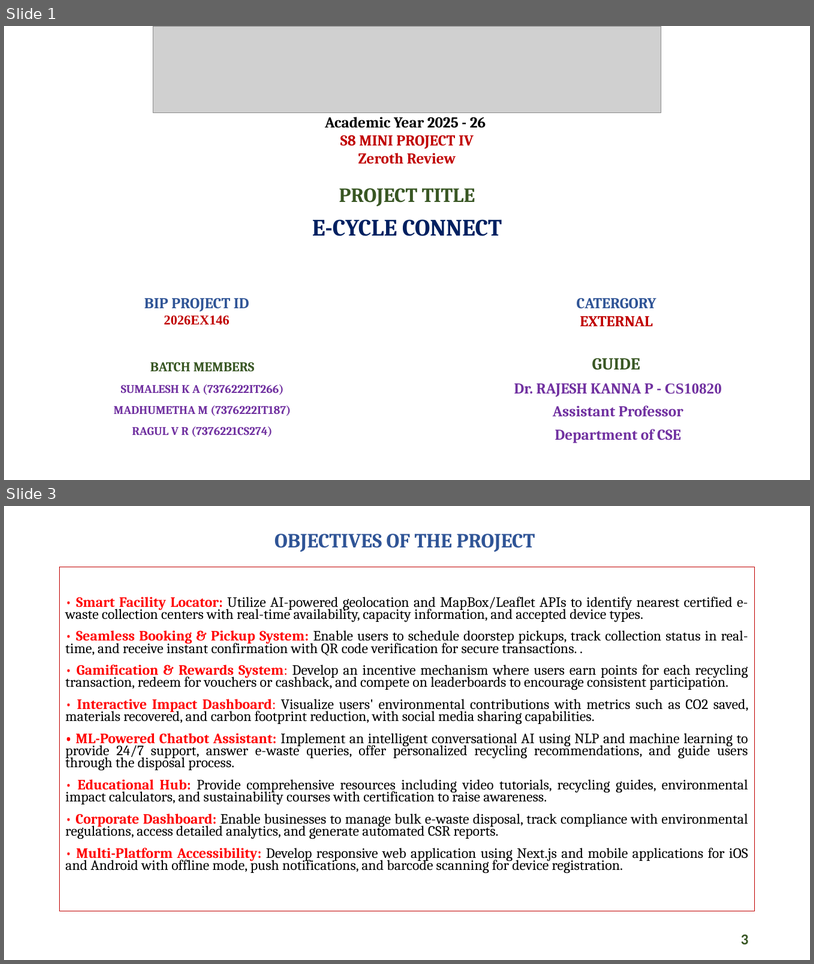
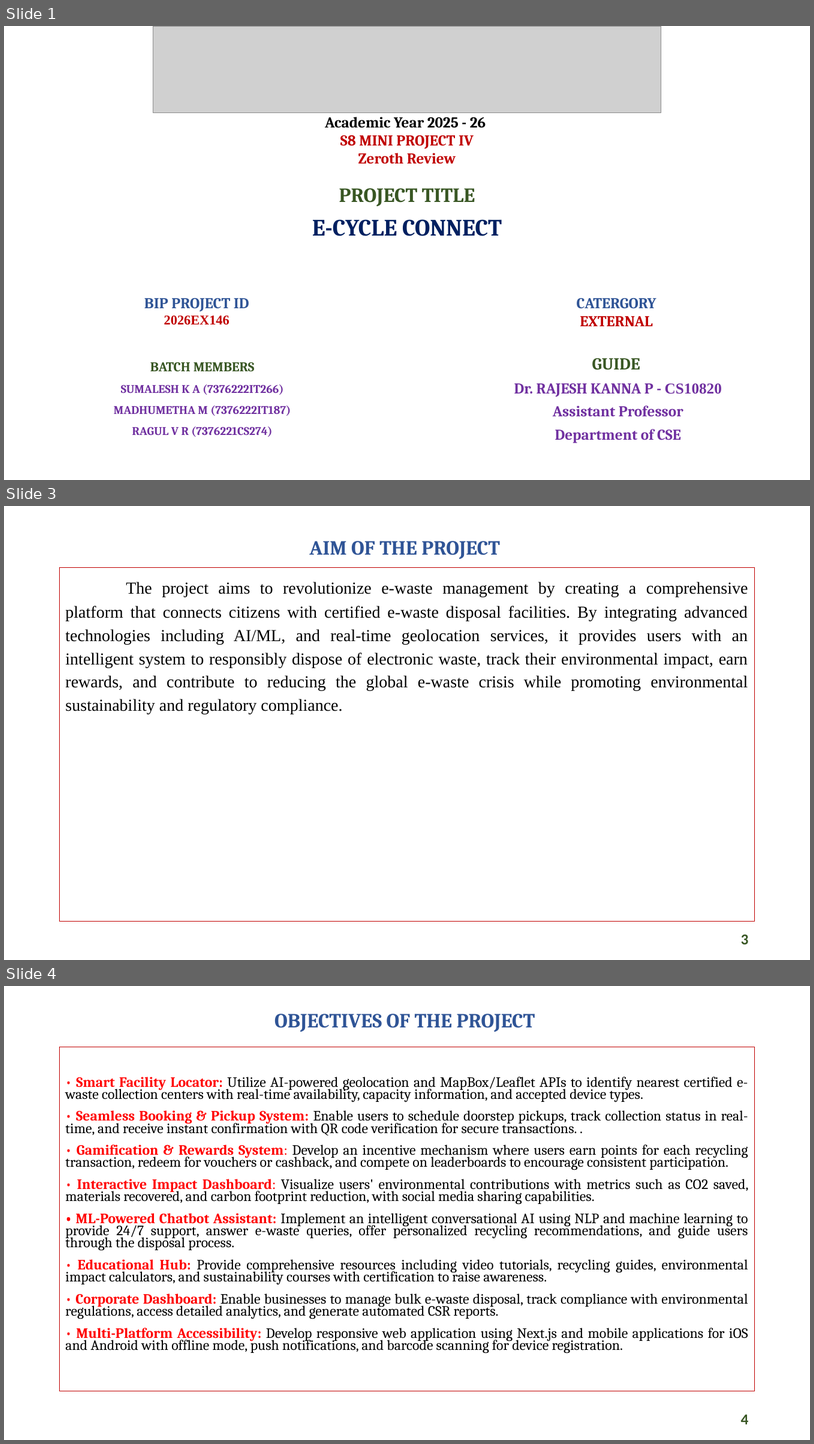
Before and after one commit to sumalesh-14/Elocate-frontend, a slide deck: zeroth-review.pptx. Shown one above the other, each under a label of ours: slides 1 and 3 before the commit, slides 1, 3 and 4 after it; the slides between them are not shown. The pictures are 814x964 and 814x1444 pixels, drawn with LibreOffice and Linux fonts; fonts in the diff are those of the drawing; grey boxes stand for pictures. Boxes give left, top, right and bottom in pixels: in the first picture for what was removed or moved away, otherwise in the second. Text is boxed around its words. In the diff, an @@ line names an element or a change of style, - is before the commit and + after.

Commit message:
docs: Add project abstract and update zeroth review presentation.

```diff
--- a/zeroth-review.pptx
+++ b/zeroth-review.pptx
@@ slide 3 added at bbox=[4, 506, 810, 960], background #FFFFFF @@
@@ title added at bbox=[309, 541, 500, 559], 24 pt, text #2F5496, bold @@
+AIM OF THE PROJECT
@@ text added at bbox=[60, 567, 755, 921], outline #C00000 0.75 pt, 20 pt, text #000000 @@
+The project aims to revolutionize e-waste management by creating a comprehensive platform that connects citizens with certified e-waste disposal facilities. By integrating advanced technologies including AI/ML, and real-time geolocation services, it provides users with an intelligent system to responsibly dispose of electronic waste, track their environmental impact, earn rewards, and contribute to reducing the global e-waste crisis while promoting environmental sustainability and regulatory compliance.
@@ page number added at bbox=[741, 934, 749, 944], 18 pt, text #385623, bold @@
+3
@@ what was slide 3 is now slide 4 @@
@@ page number at bbox=[741, 1414, 749, 1424]: text changed @@
-3
+4
```
Also in this commit, not shown: 2 slides changed, 1 slide removed, 1 other file.
